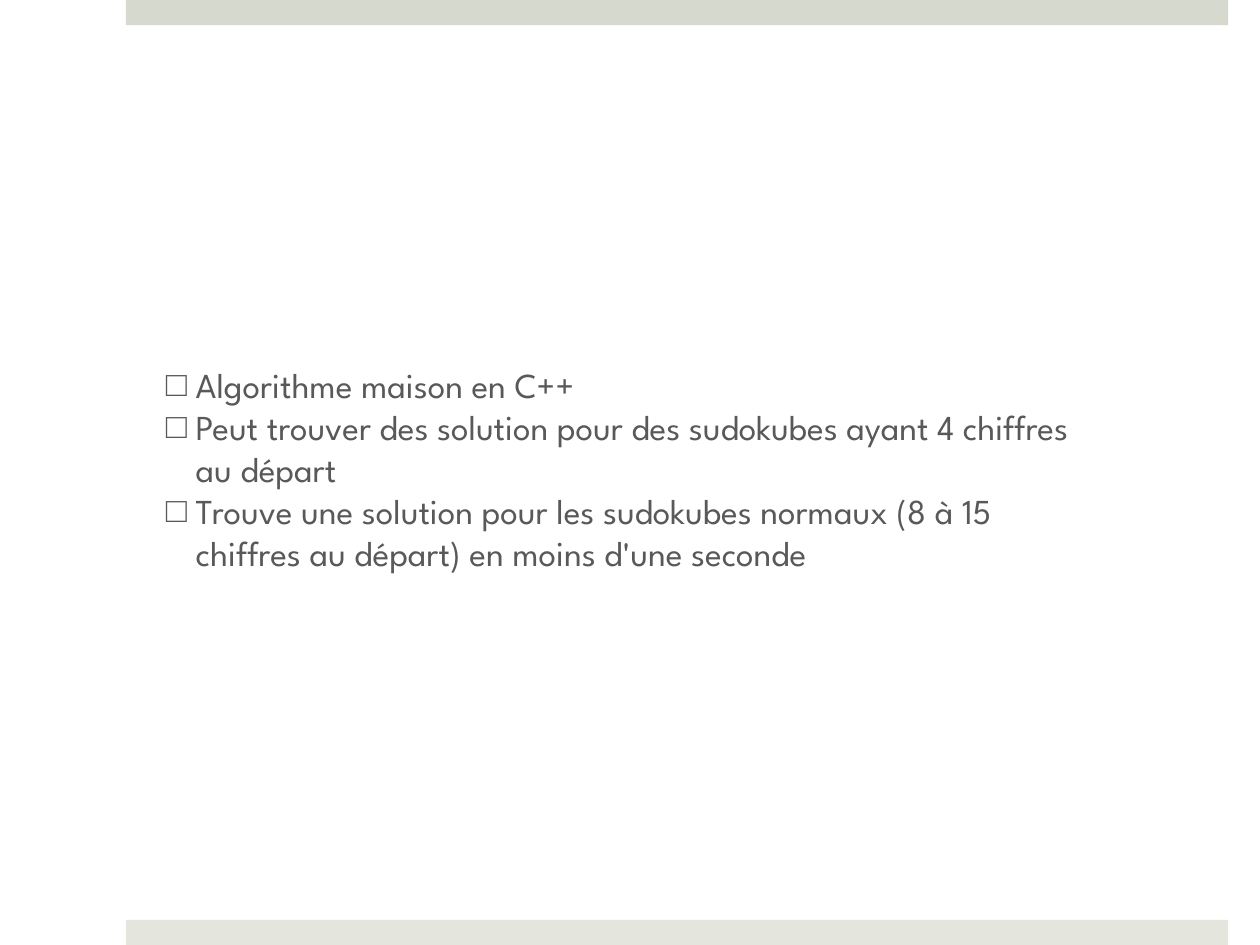
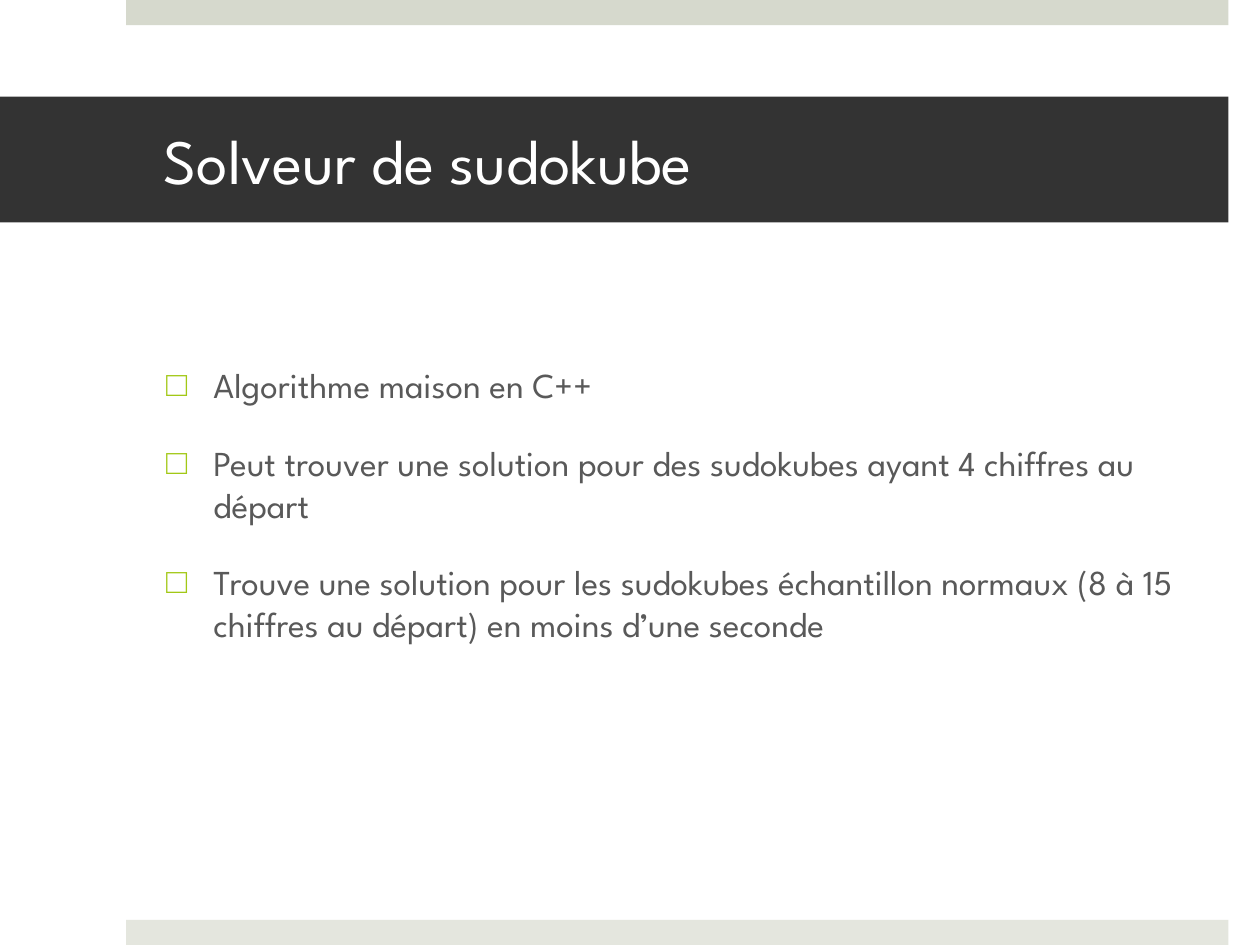
Before and after one commit to francisvalois/design3, a slide deck: slide 1 of reports/presentation/kinocto_OS.pptx. Drawn at 1260x945 pixels with LibreOffice and Linux fonts; fonts in the diff are those of the drawing. Boxes give left, top, right and bottom in pixels: in the first picture for what was removed or moved away, otherwise in the second. Text is boxed around its words. In the diff, an @@ line names an element or a change of style, - is before the commit and + after.

```diff
--- a/reports/presentation/kinocto_OS.pptx
+++ b/reports/presentation/kinocto_OS.pptx
@@ title added at <box>0,97,1228,223</box>, fill #333333, 36 pt, text #FFFFFF @@
+Solveur de sudokube
@@ text at <box>213,374,592,406</box>: indent changed; more space between paragraphs @@
@@ text at <box>213,451,1172,645</box>: text changed @@
-□ Peut trouver des solution pour des sudokubes ayant 4 chiffres au départ
-□ Trouve une solution pour les sudokubes normaux (8 à 15 chiffres au départ) en moins d'une seconde
+□ Peut trouver une solution pour des sudokubes ayant 4 chiffres au départ
+□ Trouve une solution pour les sudokubes échantillon normaux (8 à 15 chiffres au départ) en moins d’une seconde
```
Also in this commit, not shown: 3 other slides changed.
